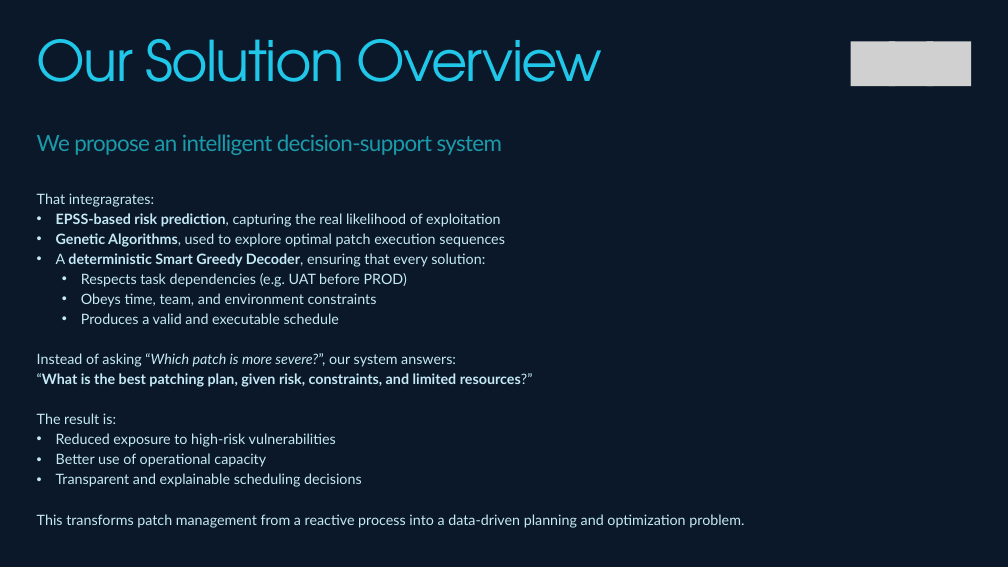
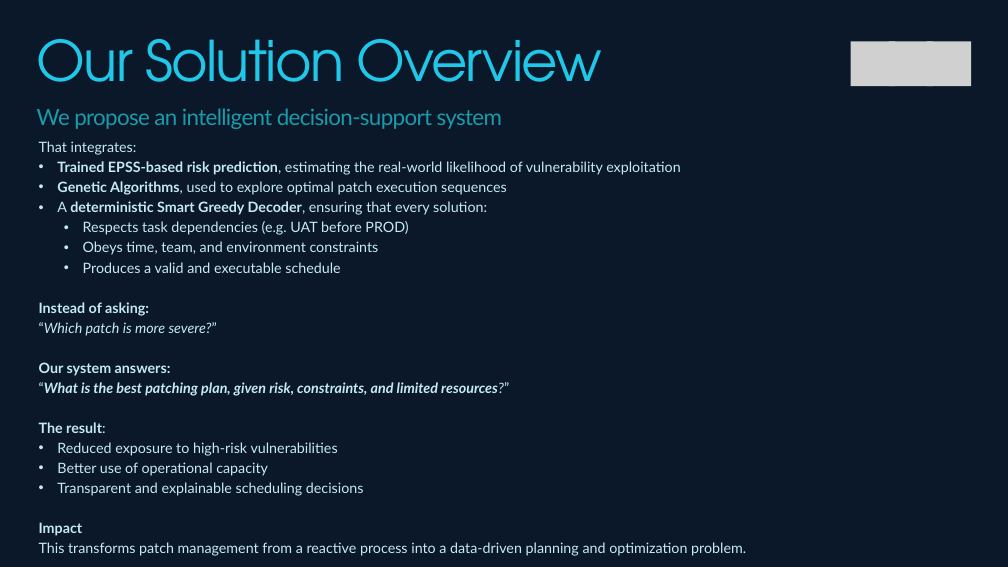
Before and after one commit to Phish-N-Chips25/docs, a slide deck: slide 4 of Challenge 2/Pitch-Team-10-challenge2.pptx. Drawn at 1008x567 pixels with LibreOffice and Linux fonts; fonts in the diff are those of the drawing; grey boxes stand for pictures. Boxes give left, top, right and bottom in pixels: in the first picture for what was removed or moved away, otherwise in the second. Text is boxed around its words. In the diff, an @@ line names an element or a change of style, - is before the commit and + after.

Commit message:
atualização do pitch

```diff
--- a/Challenge 2/Pitch-Team-10-challenge2.pptx
+++ b/Challenge 2/Pitch-Team-10-challenge2.pptx
@@ text "We propose an intelligent decision-support ..." moved from (x1=37, y1=134, x2=502, y2=155) to (x1=37, y1=108, x2=502, y2=129) @@
@@ text at (x1=39, y1=141, x2=680, y2=175): text changed @@
-That integragrates:
-• EPSS-based risk prediction, capturing the real likelihood of exploitation
+That integrates:
+• Trained EPSS-based risk prediction, estimating the real-world likelihood of vulnerability exploitation
@@ text "That integrates:" moved from (x1=37, y1=193, x2=744, y2=528) to (x1=39, y1=141, x2=746, y2=556) @@
@@ text at (x1=39, y1=302, x2=217, y2=376): text changed; bold on @@
-Instead of asking “Which patch is more severe?”, our system answers:
+Instead of asking:
+“Which patch is more severe?”
+Our system answers:
@@ text at (x1=39, y1=382, x2=509, y2=396): italic on in "“What is the best patching plan, given ..." @@
@@ text at (x1=39, y1=422, x2=105, y2=433): text changed; bold on @@
-The result is:
+The result:
@@ text at (x1=39, y1=522, x2=83, y2=536): paragraph added @@
+Impact
```
